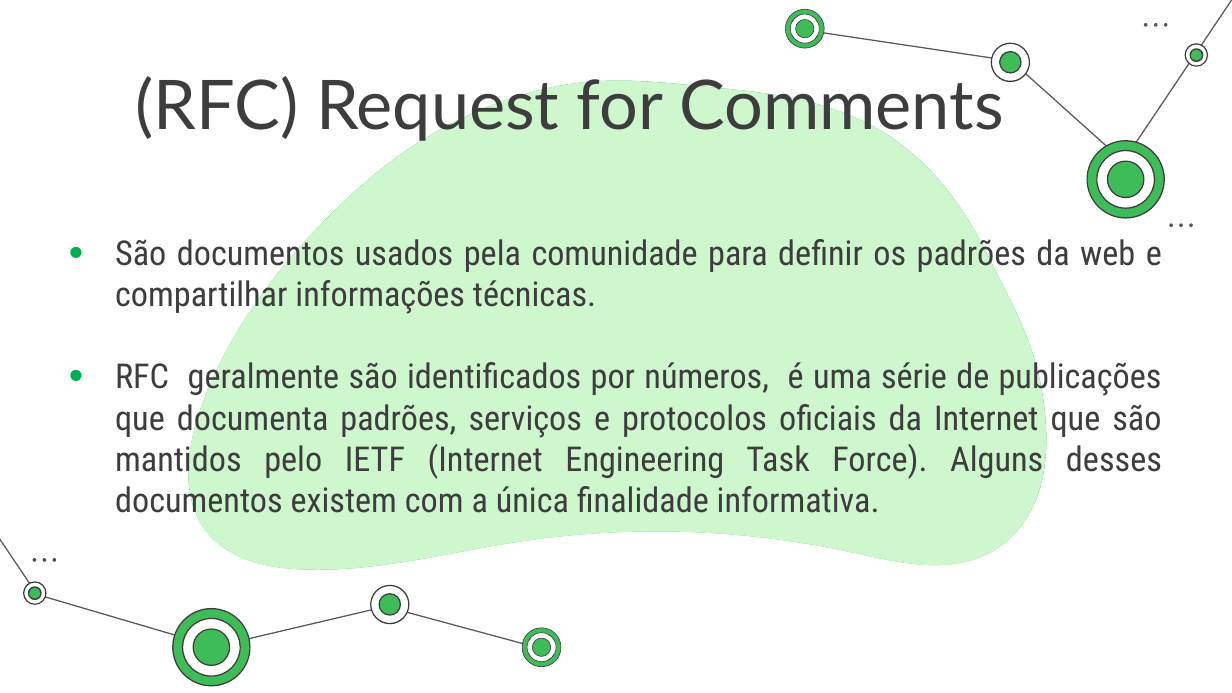
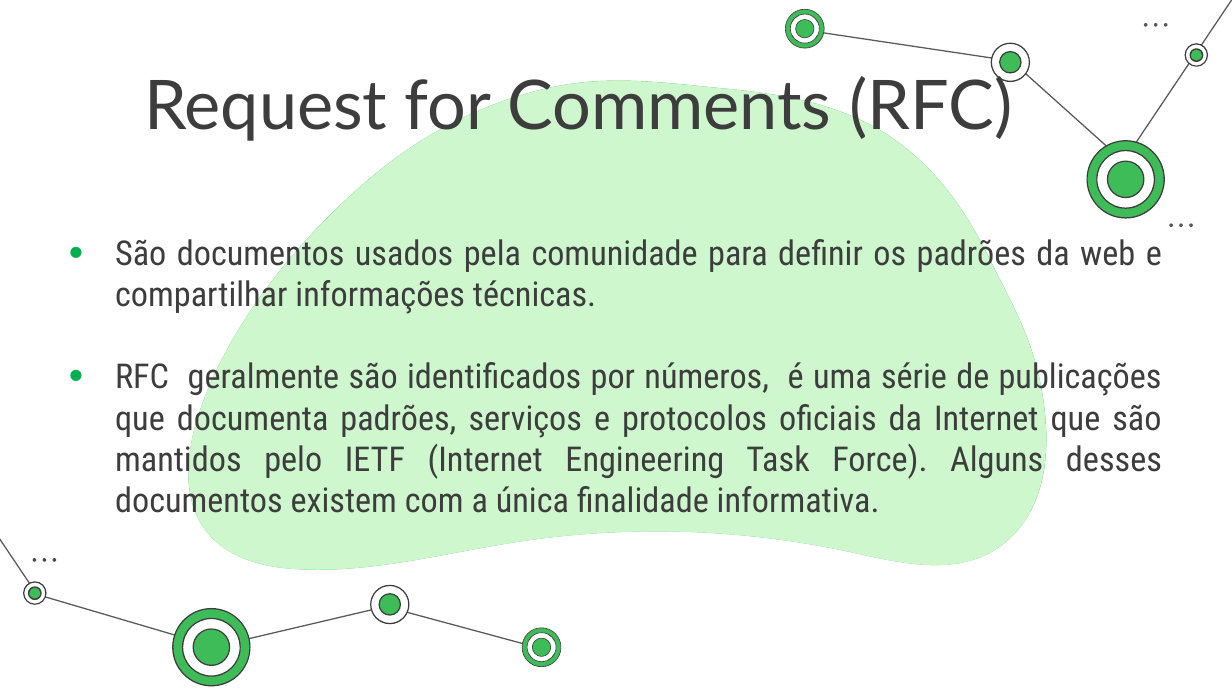
Before and after one commit to TalissonMelo/anime-social, a slide deck: slide 2 of OAuth2.0.pptx (slide 3 before the commit). Drawn at 1232x693 pixels with LibreOffice and Linux fonts; fonts in the diff are those of the drawing. Boxes give left, top, right and bottom in pixels: in the first picture for what was removed or moved away, otherwise in the second. Text is boxed around its words. In the diff, an @@ line names an element or a change of style, - is before the commit and + after.

```diff
--- a/OAuth2.0.pptx
+++ b/OAuth2.0.pptx
@@ title at box(144, 70, 1012, 142): text changed @@
-(RFC) Request for Comments
+Request for Comments (RFC)
```
Also in this commit, not shown: 3 other slides changed, 32 slides added, 1 slide removed, 31 other files.
